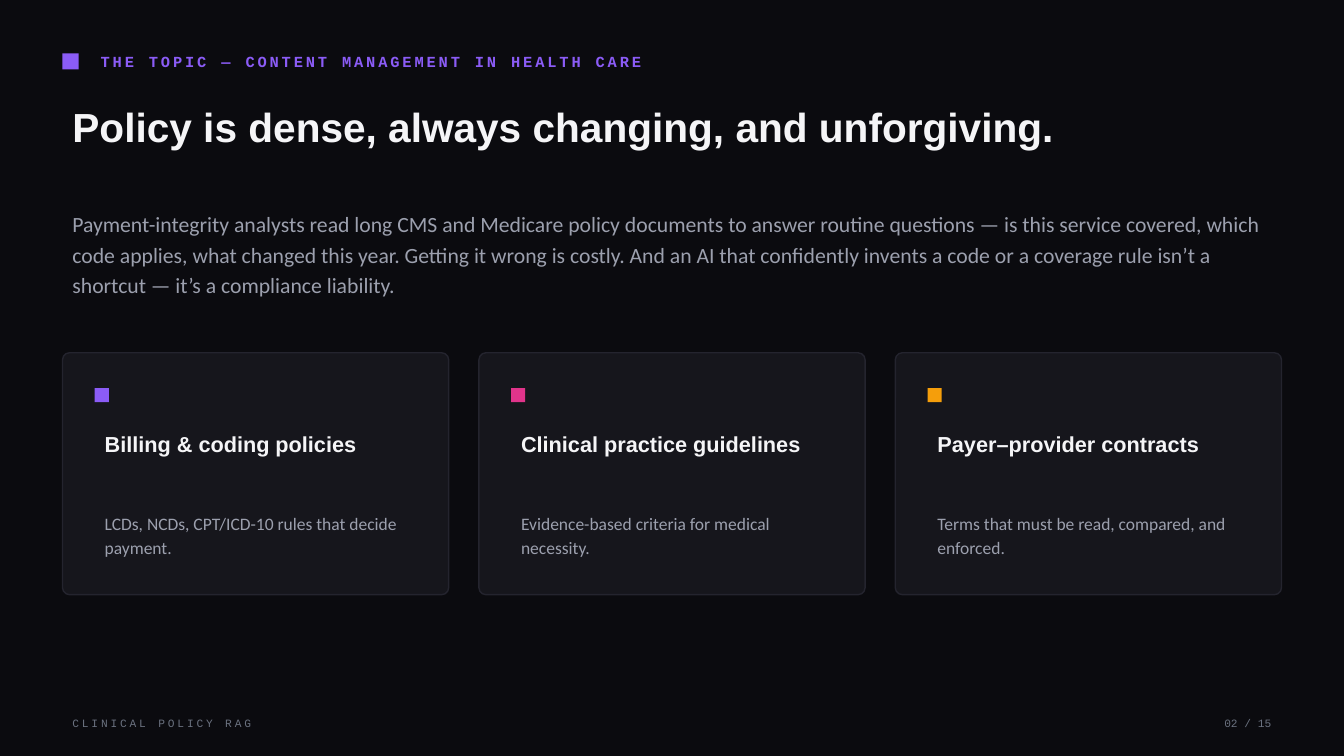
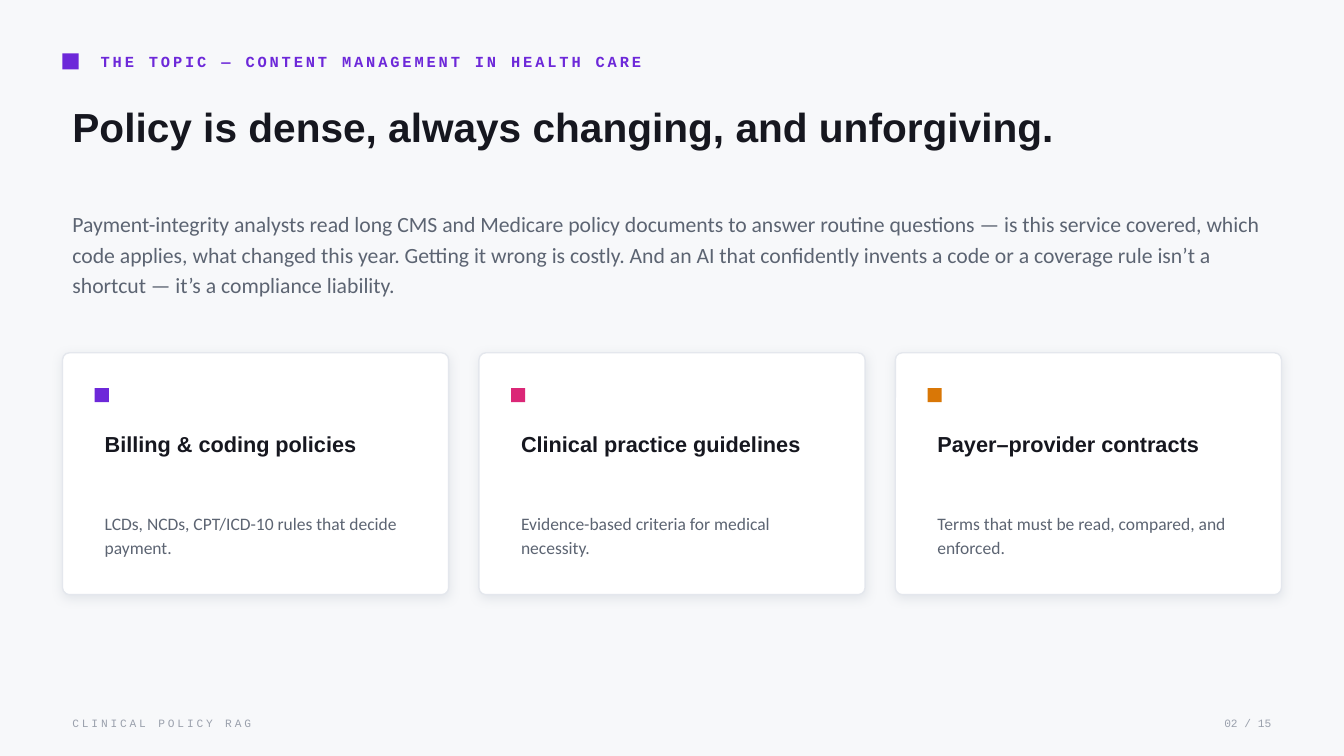
Before and after one commit to Iyman-Ahmed/clinical-rag-poc, a slide deck: slide 2 of presentation/Clinical_Policy_RAG.pptx. Drawn at 1344x756 pixels with LibreOffice and Linux fonts; fonts in the diff are those of the drawing. Boxes give left, top, right and bottom in pixels: in the first picture for what was removed or moved away, otherwise in the second. Text is boxed around its words. In the diff, an @@ line names an element or a change of style, - is before the commit and + after.

```diff
--- a/presentation/Clinical_Policy_RAG.pptx
+++ b/presentation/Clinical_Policy_RAG.pptx
@@ background #0B0B0F to #F7F8FA @@
@@ rectangle at (63, 53, 79, 70): fill #8B5CF6 to #6D28D9 @@
@@ text "THE TOPIC — CONTENT MANAGEMENT ..." at (101, 56, 641, 67): text colour #8B5CF6 to #6D28D9 @@
@@ fill #16161C to #FFFFFF; outline #24242E 1 pt to #E4E7ED 1 pt; shadow on in 3 elements at (63, 353, 449, 595), (479, 353, 865, 595), (895, 353, 1281, 595) @@
@@ rectangle at (95, 388, 109, 402): fill #8B5CF6 to #6D28D9 @@
@@ rectangle at (511, 388, 525, 402): fill #E1348B to #DB2777 @@
@@ rectangle at (928, 388, 942, 402): fill #F59E0B to #D97706 @@
@@ text colour #F5F5F7 to #16171F in 4 elements at (72, 112, 1053, 150), (105, 436, 356, 457), (521, 436, 800, 457), (937, 436, 1199, 457) @@
@@ text colour #9CA0AE to #5C6472 in 4 elements at (72, 217, 1259, 297), (105, 518, 396, 557), (521, 518, 769, 557), (937, 518, 1226, 554) @@
@@ text "CLINICAL POLICY RAG" at (72, 719, 251, 727): text colour #6B7280 to #9AA0AC @@
@@ text "02 / 15" at (1224, 719, 1271, 727): text colour #6B7280 to #9AA0AC @@
```
Also in this commit, not shown: 14 other slides changed, 1 other file.
